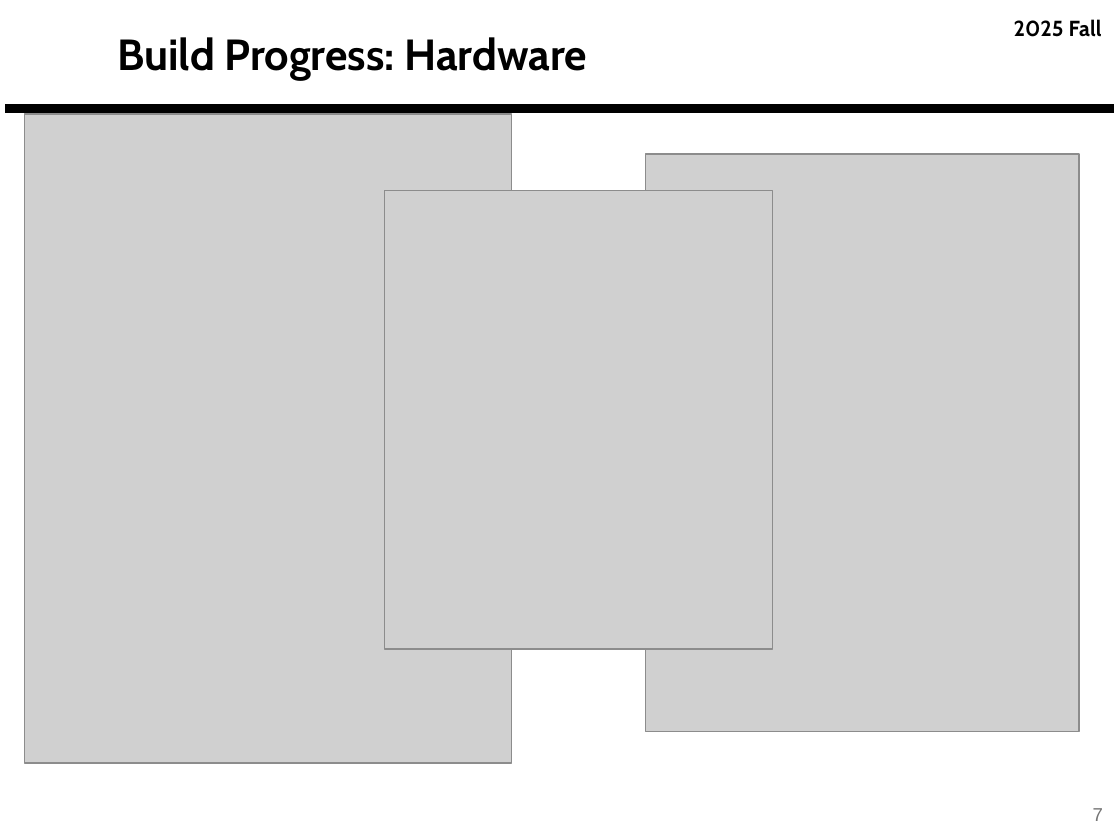
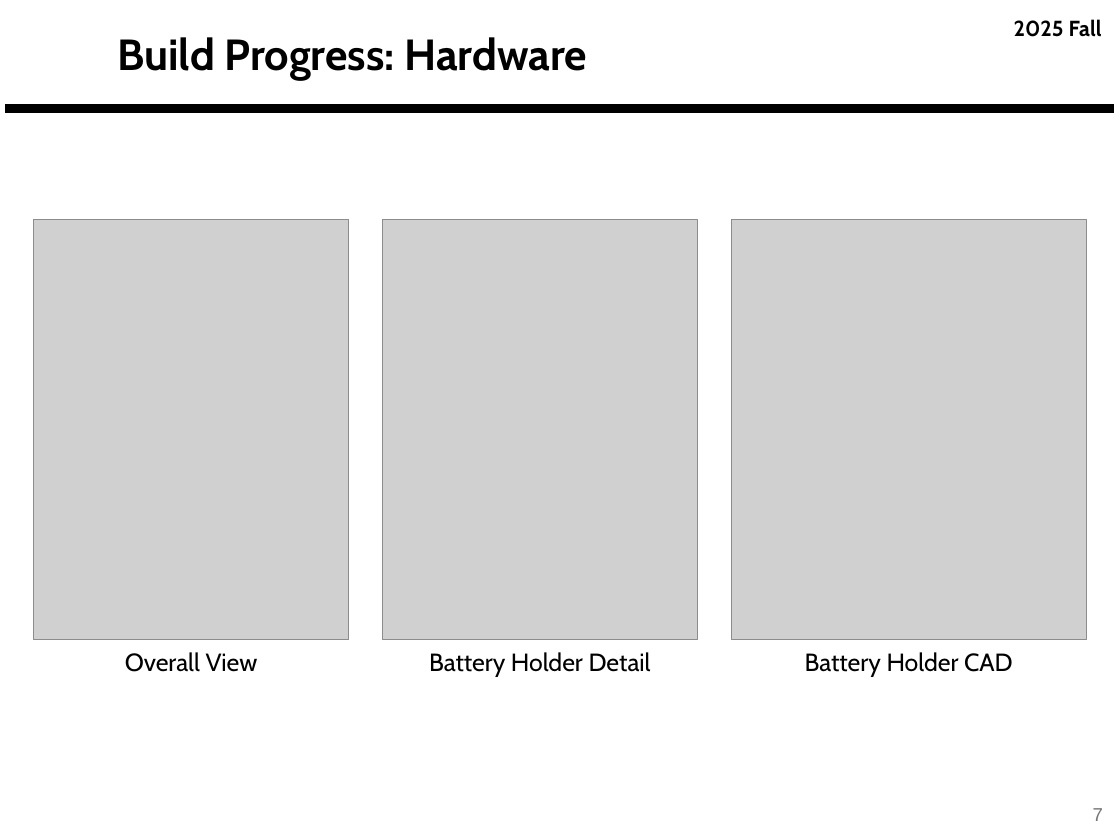
Before and after one commit to derek-weissinger-usafa/Astro-331-Lab-8, a slide deck: slide 7 of Reports/Astro 331 Lab 8_2_3 Body Problem_Prelim_Pres_FILLED.pptx. Drawn at 1120x840 pixels with LibreOffice and Linux fonts; fonts in the diff are those of the drawing; grey boxes stand for pictures; background and template pictures are left out. Boxes give left, top, right and bottom in pixels: in the first picture for what was removed or moved away, otherwise in the second. Text is boxed around its words. In the diff, an @@ line names an element or a change of style, - is before the commit and + after.

```diff
--- a/Reports/Astro 331 Lab 8_2_3 Body Problem_Prelim_Pres_FILLED.pptx
+++ b/Reports/Astro 331 Lab 8_2_3 Body Problem_Prelim_Pres_FILLED.pptx
@@ picture: place and size @@
-picture at [645, 153, 1079, 731]
+picture at [34, 220, 348, 640]
@@ picture: place and size @@
-picture at [25, 114, 512, 764]
+picture at [382, 220, 697, 640]
@@ picture: place and size @@
-picture at [385, 190, 773, 648]
+picture at [731, 220, 1086, 640]
@@ text added at [125, 652, 258, 672], 16 pt, text #000000 @@
+Overall View
@@ text added at [429, 652, 651, 676], 16 pt, text #000000 @@
+Battery Holder Detail
@@ text added at [805, 652, 1013, 676], 16 pt, text #000000 @@
+Battery Holder CAD
```
Also in this commit, not shown: 4 other slides changed, 1 slide added.
